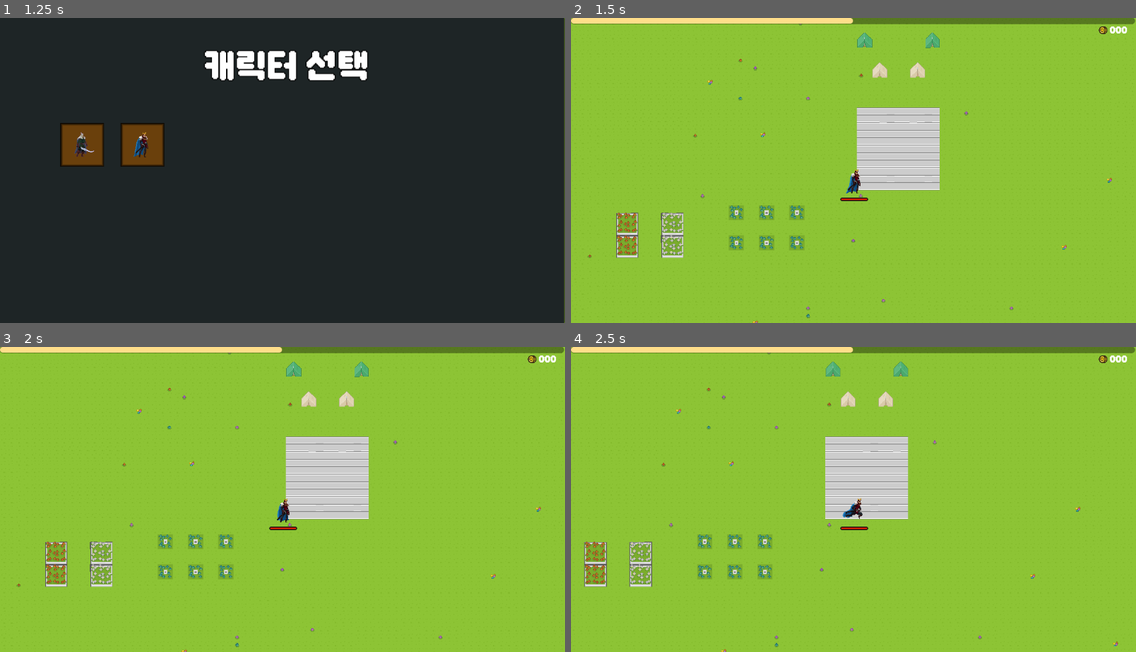
Above: before the commit, frames 1-4 (two rows, left to right).
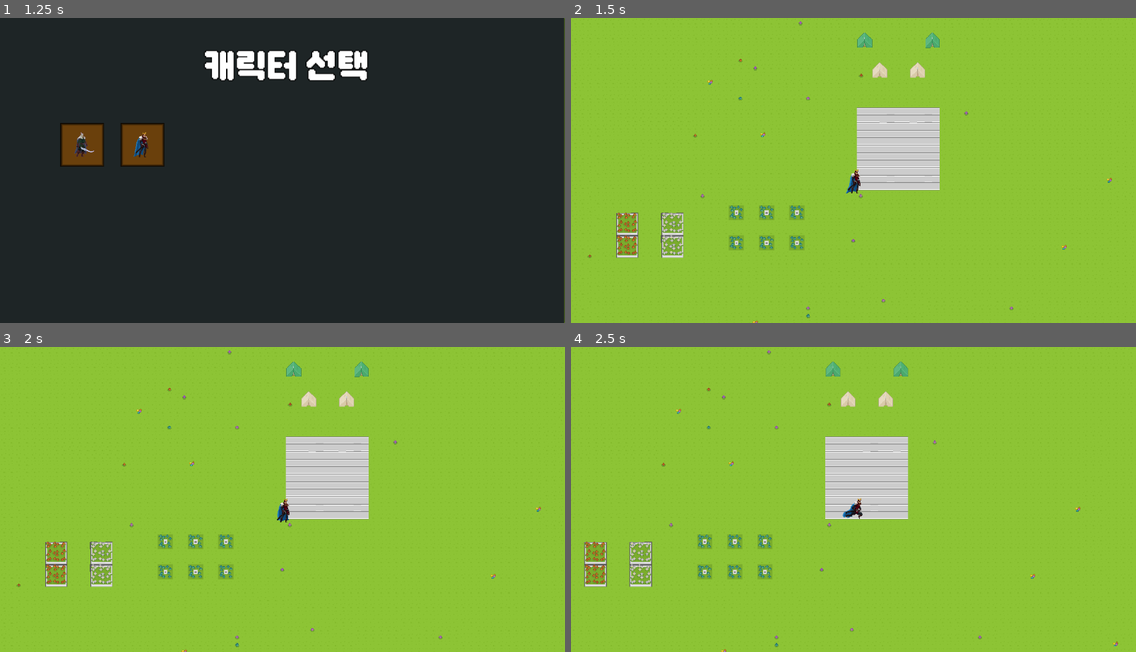
Above: after the commit, the same moments.

Repository: GroMoon/Git_Project
Game: Godot game, scene res://dynamic/5_title_screen/menu.tscn
The game is run twice, just before and just after one commit, with the same random seed, the same clock (stepped at 60 frames per second) and the same inputs. Sound files missing from this copy of the repository are replaced by a short silence.
Inputs (mouse positions are in pixels of both pictures, inside the frame that each line leads up to):
- Up to frame 1 (1.25 s): click "시 작" at 0.5 s
- Up to frame 2 (1.5 s): click (712, 146) at 1.25 s
- Up to frame 3 (2 s): no input
- Up to frame 4 (2.5 s): tap Enter at 2 s; move the mouse to (977, 484) at 2.02 s; hold D (right) from 2.03 s (still down)

Frame 1 is identical in both runs. In frame 2, 2.2% of the frame differs, in the area x 0-100%, y 0-61%; in frame 3, 2.2%; in frame 4, 2.2%.

Commit message:
^_^ [CHARACTER-006] 캐릭터 피해 이펙트 개발

Diff:
--- a/SlayerSurvival/dynamic/1_player/characters/Fantasy_Warrior/fantasy_warrior.gd
+++ b/SlayerSurvival/dynamic/1_player/characters/Fantasy_Warrior/fantasy_warrior.gd
@@ -1,6 +1,9 @@
 extends CharacterBody2D
 
+const ANIMATION_SPEED = 2.0
+
 @onready var attack_area_tscn = $attack/CollisionShape2D
+@onready var animated_sprite  = $AnimatedSprite2D
 
 # 캐릭터 특성
 @export var character_name  = "fantasy_warrior"
@@ -20,7 +23,9 @@
 		hp_bar.value = current_hp
 		if current_hp > max_hp:
 			current_hp = max_hp
-var damage_flag = false
+
+var damage_flag = false 	# 데미지 플래그 (=무적 플래그)
+var hit_flag    = false 	# 히트 플래그
 
 func _ready():
 	# 캐릭터를 뷰포트 중앙으로 이동
@@ -38,11 +43,13 @@
 	move_and_slide()
 
 	# 애니메이션 처리
-	if velocity.length() > 0:
-		$AnimatedSprite2D.play("run")
-		$AnimatedSprite2D.flip_h = velocity.x < 0
-	else:
-		$AnimatedSprite2D.play("idle")
+	if !hit_flag:
+		animated_sprite.speed_scale = ANIMATION_SPEED
+		if velocity.length() > 0:
+			animated_sprite.play("run")
+			animated_sprite.flip_h = velocity.x < 0
+		else:
+			animated_sprite.play("idle")
 
 
 
@@ -50,7 +57,7 @@
 	is_attacking = true
 	attack_area_tscn.set_deferred("disabled", false)
 
-	if $AnimatedSprite2D.flip_h:		# 왼쪽 공격
+	if animated_sprite.flip_h:		# 왼쪽 공격
 		attack_area_tscn.position = Vector2(-73, 0)
 	else: 								# 오른쪽 공격
 		attack_area_tscn.position = Vector2(0, 0)
@@ -58,14 +65,16 @@
 	# print("character position : ", global_position)
 	# print("attack collision position : ", attack_area_tscn.position)
 
-	$AnimatedSprite2D.play("attack")
+	animated_sprite.speed_scale = ANIMATION_SPEED
+	animated_sprite.play("attack")
 	# 공격 애니메이션이 끝나면 이동할 수 있도록 설정
-	await $AnimatedSprite2D.animation_finished
+	await animated_sprite.animation_finished
 	is_attacking = false
 	attack_area_tscn.set_deferred("disabled", true)
 
 func _on_damage_timer_timeout():
 	damage_flag = true
+	animated_sprite.modulate = Color(1, 1, 1)        # 피해 이펙트 원상복귀
 
 func process_keyboard_input() -> bool:  # -> 반환 값
 	var direction = Vector2.ZERO
@@ -92,7 +101,19 @@
 # Enemy 충돌 처리
 func process_collision_enemy(damage):
 	if damage_flag:
-		current_hp -= damage
-		print("현재 체력 : ", current_hp)
+		# current_hp -= damage								# FIXME : 현재 데미지 꺼놓은 상태 아래 FIXME 작업 완료 후 주석 제거 필요
+		if current_hp <= 0:
+			print("사망") 									# FIXME : 사망 시 필요한 작업 (메인메뉴 돌아가기, 사망 모션, 사망 사운드 등) 추가 필요
+		else:
+			print("현재 체력 : ", current_hp)
+			hit_flag = true
+			if (animated_sprite.is_playing()) && (animated_sprite.animation == "attack"):
+				animated_sprite.modulate = Color(1,0,0)
+			else:
+				animated_sprite.stop()
+				animated_sprite.speed_scale = 3.0
+				animated_sprite.play("take_hit")
+				animated_sprite.modulate = Color(1, 0, 0)	# 피해 입으면 컬러 변경(빨간색)
+				await animated_sprite.animation_finished
 		damage_flag = false
-		# $AnimatedSprite2D.modulate = Color(1, 0, 0)        # 피해 입으면 컬러 변경(빨간색)
+		hit_flag    = false
--- a/SlayerSurvival/dynamic/1_player/characters/Fantasy_Warrior/fantasy_warrior.tscn
+++ b/SlayerSurvival/dynamic/1_player/characters/Fantasy_Warrior/fantasy_warrior.tscn
@@ -7,6 +7,7 @@
 [ext_resource type="Texture2D" uid="uid://iws1q7510i8m" path="res://dynamic/1_player/characters/Fantasy_Warrior/Sprites/Death.png" id="4_7ddf5"]
 [ext_resource type="Texture2D" uid="uid://bl4w5836gsta8" path="res://dynamic/1_player/characters/Fantasy_Warrior/Sprites/Idle.png" id="5_jsn1x"]
 [ext_resource type="Texture2D" uid="uid://coalck22xuga" path="res://dynamic/1_player/characters/Fantasy_Warrior/Sprites/Run.png" id="6_ub3y5"]
+[ext_resource type="Texture2D" uid="uid://ctjiash3djope" path="res://dynamic/1_player/characters/Fantasy_Warrior/Sprites/Take hit.png" id="8_dqamd"]
 [ext_resource type="PackedScene" uid="uid://dbrnapriu7vw3" path="res://dynamic/6_utillity/interaction_sensor/interaction_sensor.tscn" id="8_vjbc4"]
 [ext_resource type="PackedScene" uid="uid://sxradkvyaick" path="res://dynamic/1_player/UI/BaseUI.tscn" id="9_j1oyj"]
 
@@ -198,6 +199,18 @@
 atlas = ExtResource("6_ub3y5")
 region = Rect2(1134, 0, 162, 162)
 
+[sub_resource type="AtlasTexture" id="AtlasTexture_c2i2j"]
+atlas = ExtResource("8_dqamd")
+region = Rect2(0, 0, 162, 162)
+
+[sub_resource type="AtlasTexture" id="AtlasTexture_ccxbg"]
+atlas = ExtResource("8_dqamd")
+region = Rect2(162, 0, 162, 162)
+
+[sub_resource type="AtlasTexture" id="AtlasTexture_ushrp"]
+atlas = ExtResource("8_dqamd")
+region = Rect2(324, 0, 162, 162)
+
 [sub_resource type="SpriteFrames" id="SpriteFrames_lq7wa"]
 animations = [{
 "frames": [{
@@ -369,6 +382,20 @@
 }],
 "loop": true,
 "name": &"run",
+"speed": 5.0
+}, {
+"frames": [{
+"duration": 1.0,
+"texture": SubResource("AtlasTexture_c2i2j")
+}, {
+"duration": 1.0,
+"texture": SubResource("AtlasTexture_ccxbg")
+}, {
+"duration": 1.0,
+"texture": SubResource("AtlasTexture_ushrp")
+}],
+"loop": false,
+"name": &"take_hit",
 "speed": 5.0
 }]
 
@@ -385,8 +412,11 @@
 script = ExtResource("1_cqj1t")
 
 [node name="AnimatedSprite2D" type="AnimatedSprite2D" parent="."]
+scale = Vector2(1.00189, 1)
 sprite_frames = SubResource("SpriteFrames_lq7wa")
-animation = &"idle"
+animation = &"take_hit"
+frame = 2
+frame_progress = 1.0
 speed_scale = 2.0
 
 [node name="CollisionShape2D" type="CollisionShape2D" parent="."]
@@ -415,6 +445,7 @@
 shape = SubResource("RectangleShape2D_icegv")
 
 [node name="UI_Layer" parent="." instance=ExtResource("9_j1oyj")]
+visible = false
 
 [node name="Hp_Bar" parent="UI_Layer/BaseUI" index="0"]
 offset_left = 576.0
@@ -424,7 +455,6 @@
 
 [connection signal="timeout" from="AttackTimer" to="." method="_on_attack_timer_timeout"]
 [connection signal="timeout" from="DamageTimer" to="." method="_on_damage_timer_timeout"]
-[connection signal="pressed" from="UI_Layer/BaseUI/DeathPanel/Quit" to="UI_Layer/BaseUI" method="_on_quit_pressed"]
 
 [editable path="attack"]
 [editable path="UI_Layer"]
--- a/SlayerSurvival/dynamic/1_player/characters/Medieval_King/medieval_king.gd
+++ b/SlayerSurvival/dynamic/1_player/characters/Medieval_King/medieval_king.gd
@@ -1,6 +1,9 @@
 extends CharacterBody2D
 
+const ANIMATION_SPEED = 1.5
+
 @onready var attack_area_tscn = $attack/CollisionShape2D
+@onready var animated_sprite  = $AnimatedSprite2D
 
 # 캐릭터 특성
 @export var character_name  = "medieval_king"
@@ -20,7 +23,9 @@
 		hp_bar.value = current_hp
 		if current_hp > max_hp:
 			current_hp = max_hp
-var damage_flag = false
+
+var damage_flag = false 	# 데미지 플래그 (=무적 플래그)
+var hit_flag    = false 	# 히트 플래그
 
 func _ready():
 	# 캐릭터를 뷰포트 중앙으로 이동
@@ -38,34 +43,36 @@
 	move_and_slide()
 
 	# 애니메이션 처리
-	if velocity.length() > 0:
-		$AnimatedSprite2D.play("run")
-		$AnimatedSprite2D.flip_h = velocity.x < 0
-	else:
-		$AnimatedSprite2D.play("idle")
-
+	if !hit_flag:
+		animated_sprite.speed_scale = ANIMATION_SPEED
+		if velocity.length() > 0:
+			animated_sprite.play("run")
+			animated_sprite.flip_h = velocity.x < 0
+		else:
+			animated_sprite.play("idle")
 
 
 func _on_attack_timer_timeout():
 	is_attacking = true
 	attack_area_tscn.set_deferred("disabled", false)
 
-	if $AnimatedSprite2D.flip_h:		# 왼쪽 공격
+	if animated_sprite.flip_h:		# 왼쪽 공격
 		attack_area_tscn.position = Vector2(-45, 25)
 	else: 								# 오른쪽 공격
 		attack_area_tscn.position = Vector2(45, 25)
 
 	# print("character position : ", global_position)
 	# print("attack collision position : ", attack_area_tscn.position)
-
-	$AnimatedSprite2D.play("attack")
+	animated_sprite.speed_scale = ANIMATION_SPEED
+	animated_sprite.play("attack")
 	# 공격 애니메이션이 끝나면 이동할 수 있도록 설정
-	await $AnimatedSprite2D.animation_finished
+	await animated_sprite.animation_finished
 	is_attacking = false
 	attack_area_tscn.set_deferred("disabled", true)
 
 func _on_damage_timer_timeout():
 	damage_flag = true
+	animated_sprite.modulate = Color(1, 1, 1)        # 피해 이펙트 원상복귀
 
 func process_keyboard_input() -> bool:  # -> 반환 값
 	var direction = Vector2.ZERO
@@ -92,7 +99,19 @@
 # Enemy 충돌 처리
 func process_collision_enemy(damage):
 	if damage_flag:
-		current_hp -= damage
-		print("현재 체력 : ", current_hp)
+		# current_hp -= damage								# FIXME : 현재 데미지 꺼놓은 상태 아래 FIXME 작업 완료 후 주석 제거 필요
+		if current_hp <= 0:
+			print("사망") 									# FIXME : 사망 시 필요한 작업 (메인메뉴 돌아가기, 사망 모션, 사망 사운드 등) 추가 필요
+		else:
+			print("현재 체력 : ", current_hp)
+			hit_flag = true
+			if (animated_sprite.is_playing()) && (animated_sprite.animation == "attack"):
+				animated_sprite.modulate = Color(1,0,0)
+			else:
+				animated_sprite.stop()
+				animated_sprite.speed_scale = 2.0
+				animated_sprite.play("take_hit")
+				animated_sprite.modulate = Color(1, 0, 0)	# 피해 입으면 컬러 변경(빨간색)
+				await animated_sprite.animation_finished
 		damage_flag = false
-		# $AnimatedSprite2D.modulate = Color(1, 0, 0)        # 피해 입으면 컬러 변경(빨간색)
+		hit_flag    = false
--- a/SlayerSurvival/dynamic/1_player/characters/Medieval_King/medieval_king.tscn
+++ b/SlayerSurvival/dynamic/1_player/characters/Medieval_King/medieval_king.tscn
@@ -330,7 +330,9 @@
 
 [node name="AnimatedSprite2D" type="AnimatedSprite2D" parent="."]
 sprite_frames = SubResource("SpriteFrames_xhjrh")
-animation = &"idle"
+animation = &"take_hit"
+frame = 3
+frame_progress = 1.0
 speed_scale = 1.5
 
 [node name="CollisionShape2D" type="CollisionShape2D" parent="."]
@@ -356,6 +358,7 @@
 shape = SubResource("RectangleShape2D_2c58i")
 
 [node name="UI_Layer" parent="." instance=ExtResource("10_d704x")]
+visible = false
 
 [node name="Hp_Bar" parent="UI_Layer/BaseUI" index="0"]
 offset_left = 574.0
@@ -365,7 +368,6 @@
 
 [connection signal="timeout" from="AttackTimer" to="." method="_on_attack_timer_timeout"]
 [connection signal="timeout" from="DamageTimer" to="." method="_on_damage_timer_timeout"]
-[connection signal="pressed" from="UI_Layer/BaseUI/DeathPanel/Quit" to="UI_Layer/BaseUI" method="_on_quit_pressed"]
 
 [editable path="attack"]
 [editable path="UI_Layer"]
--- a/SlayerSurvival/dynamic/2_enemy/Mushroom/mushroom.gd
+++ b/SlayerSurvival/dynamic/2_enemy/Mushroom/mushroom.gd
@@ -49,7 +49,7 @@
 	if _body == player and not touch_flag:
 		player.process_collision_enemy(damage)
 		touch_flag = true
-		print(touch_flag)
+		# print(touch_flag)
 
 # 접촉 상태에서 벗어날 때
 func _on_interaction_sensor_body_exited(_body:Node2D):
@@ -65,8 +65,8 @@
 		else:
 			# 데미지 모션 추가
 			hit_flag = true
-			animated_sprite.stop()
-			animated_sprite.speed_scale = 2.0					# 현재 애니메이션(walk)을 중지시킴
+			animated_sprite.stop()						# 현재 애니메이션(walk)을 중지시킴
+			animated_sprite.speed_scale = 2.0
 			animated_sprite.play("take_hit")
 			await animated_sprite.animation_finished
 		hit_flag = false
--- a/SlayerSurvival/dynamic/2_enemy/Skeleton/skeleton.gd
+++ b/SlayerSurvival/dynamic/2_enemy/Skeleton/skeleton.gd
@@ -49,7 +49,7 @@
 	if _body == player and not touch_flag:
 		player.process_collision_enemy(damage)
 		touch_flag = true
-		print(touch_flag)
+		# print(touch_flag)
 
 # 접촉 상태에서 벗어날 때
 func _on_interaction_sensor_body_exited(_body:Node2D):
Not shown: 1 places in SlayerSurvival/dynamic/1_player/characters/Fantasy_Warrior/fantasy_warrior.tscn that only renumber resources
